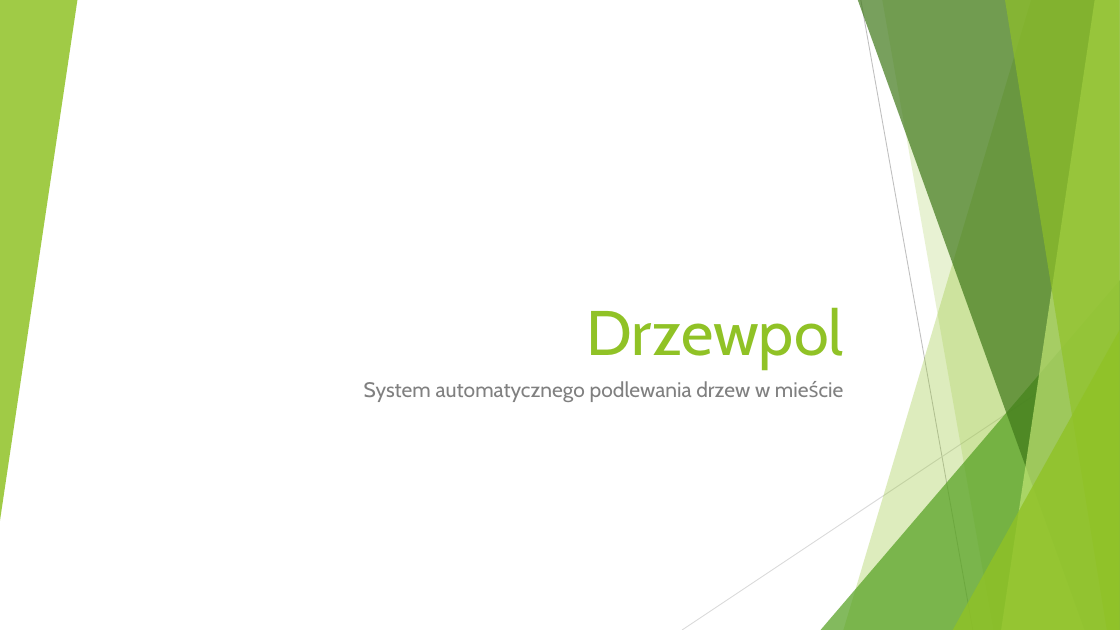
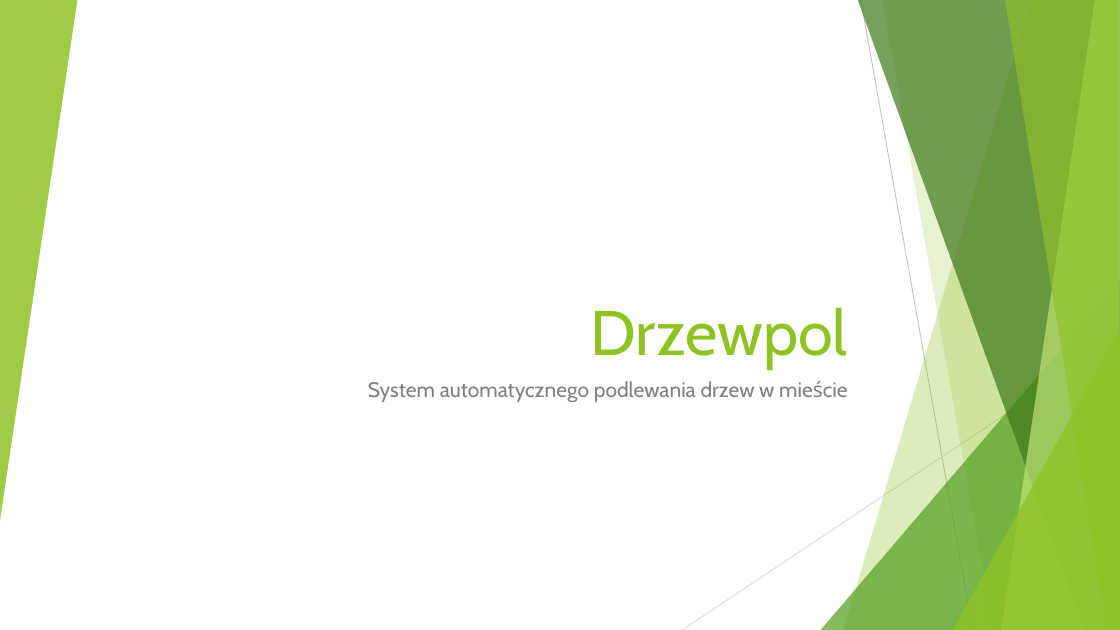
Before and after one commit to rprusak/drzewpol, a slide deck: slide 1 of Drzewpol.pptx. Drawn at 1120x630 pixels with LibreOffice and Linux fonts; fonts in the diff are those of the drawing. Boxes give left, top, right and bottom in pixels: in the first picture for what was removed or moved away, otherwise in the second. Text is boxed around its words. In the diff, an @@ line names an element or a change of style, - is before the commit and + after.

```diff
--- a/Drzewpol.pptx
+++ b/Drzewpol.pptx
@@ title "Drzewpol": place and size @@
-title "Drzewpol" at bbox=[586, 307, 843, 369]
+title "Drzewpol" at bbox=[591, 307, 848, 370]
@@ triangle removed at bbox=[821, 280, 1120, 630] @@
@@ freeform shape added at bbox=[821, 280, 1120, 630], fill #54A021 at 72% opacity @@
@@ subtitle "System automatycznego podlewania drzew w ...": place and size @@
-subtitle "System automatycznego podlewania drzew w ..." at bbox=[364, 381, 770, 402]
+subtitle "System automatycznego podlewania drzew w ..." at bbox=[368, 381, 774, 402]
```
Also in this commit, not shown: 12 other slides changed.
